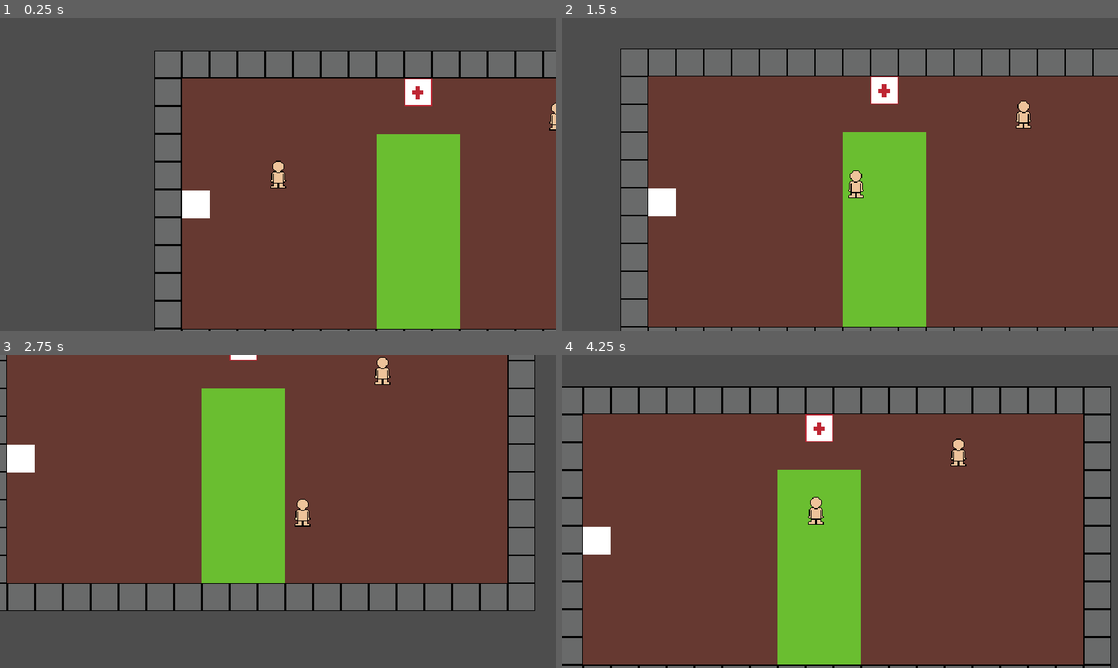
Above: before the commit, frames 1-4 (two rows, left to right).
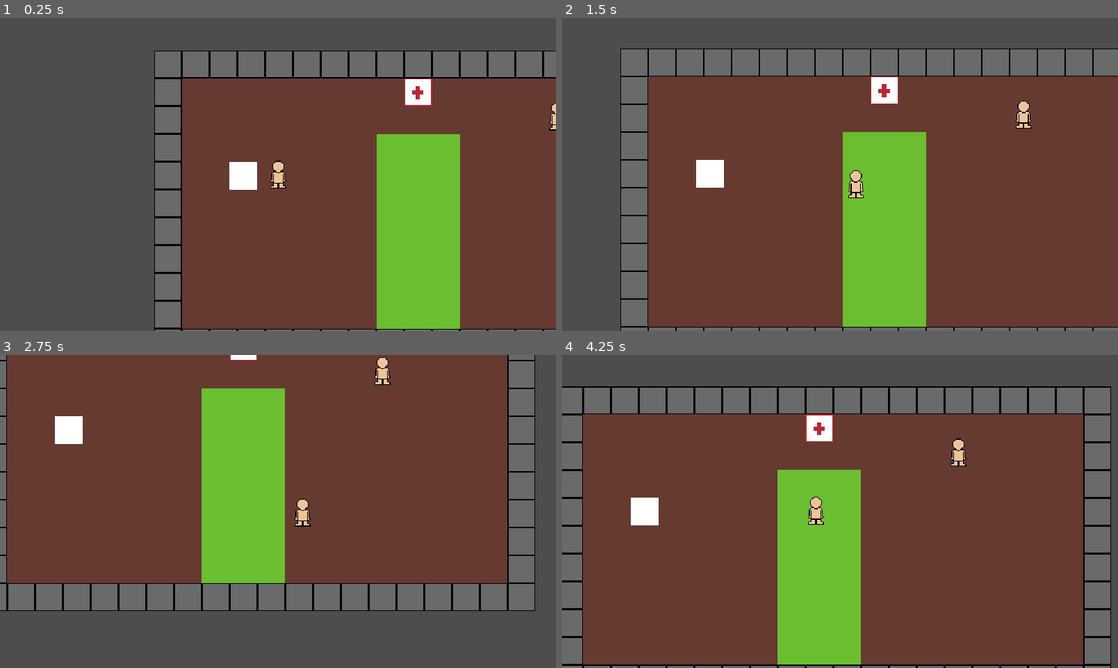
Above: after the commit, the same moments.

Repository: jevonsp/monstertamer_v0.1
Game: Godot game, scene res://main_scenes/game.tscn
Two runs of this game, one before a commit and one after it. Both use one fixed random seed, a clock stepped at 60 frames per second and the inputs below.
Inputs:
- Up to frame 1 (0.25 s): no input
- Up to frame 2 (1.5 s): tap Enter at 0.5 s; hold D (right) 0.53-1.28 s; hold S (down) from 1.28 s (still down)
- Up to frame 3 (2.75 s): release S (down) at 2.03 s; hold D (right) from 2.03 s (still down)
- Up to frame 4 (4.25 s): release D (right) at 2.78 s; hold W (up) 2.78-3.53 s; hold A (left) from 3.53 s (still down); tap Escape (no) at 4.15 s

The runs differ from the first frame. In frame 1, 0.9% of the frame differs, in the area x 32-47%, y 46-64%; in frame 2, 0.9%; in frame 3, 0.9%; in frame 4, 0.9%.

Commit message:
half of catching done
emitting the monster but im not storing them yet

Diff:
--- a/components/EncounterZone/encounter_zone.gd
+++ b/components/EncounterZone/encounter_zone.gd
@@ -1,6 +1,7 @@
+class_name EncounterZone
 extends Area2D
 
-signal random_encounter(event : EncounterEvent)
+signal need_random_encounter(zone : Node)
 signal battle_needs_focus
 
 @export var enemy_party : Node
@@ -12,7 +13,7 @@
 @export var max_level : int
 
 func _ready() -> void:
-	pass
+	add_to_group("encounter_zone")
 
 func is_position_in_area(check_position: Vector2) -> bool:
 	var space_state = get_world_2d().direct_space_state
@@ -24,7 +25,7 @@
 	var results = space_state.intersect_point(query)
 	for result in results:
 		if result.collider == self:
-			return true
+			need_random_encounter.emit(self)
 	return false
 
 # Connected via editor signal to player
@@ -32,7 +33,7 @@
 	if is_position_in_area(world_position):
 		if randf() < encounter_rate:
 			if enemy_party:
-				random_encounter.emit(constuct_wild_encounter())
+				need_random_encounter.emit()
 
 func constuct_wild_encounter() -> EncounterEvent:
 	var monster_data = get_monster_in_range()
--- a/components/MonsterInstance/monster_data_resource.gd
+++ b/components/MonsterInstance/monster_data_resource.gd
@@ -8,7 +8,7 @@
 enum Role {
 	MELEE, RANGE, TANK
 }
-@export var name : String
+@export var species_name : String
 @export var texture : Texture2D
 
 @export_subgroup("Type and Role")
--- a/components/MonsterInstance/monster_instance.gd
+++ b/components/MonsterInstance/monster_instance.gd
@@ -2,23 +2,28 @@
 extends Node
 
 @export var monster_data : MonsterData
-
+var monster_name : String
 var stats_component : StatsComponent
 var current_level : int
 var moves_component : MovesComponent
 var known_moves : Array[Move]
+
+func _ready() -> void:
+	create_monster()
 
 func create_monster(event : EncounterEvent = null):
 	if event:
 		monster_data = event.monster_data
 		current_level = event.level
 	if monster_data:
+		monster_name = monster_data.species_name
 		stats_component = StatsComponent.new()
 		moves_component = MovesComponent.new()
 
 		var encounter = EncounterEvent.new(monster_data, 1)
 		stats_component.setup_monster_from_data(encounter)
 		moves_component.setup_moves_from_data(encounter.monster_data)
+		known_moves = moves_component.moveset.duplicate()
 
 func debug_print():
 	# Print all stats
--- a/components/Trainer/trainer_component.gd
+++ b/components/Trainer/trainer_component.gd
@@ -1,3 +1,4 @@
+class_name TrainerComponent
 extends Area2D
 
 @export_subgroup("Party")
--- /dev/null
+++ b/main_scenes/capture_manager/capture_manager.tscn
@@ -0,0 +1,3 @@
+[gd_scene format=3 uid="uid://btka8kpgy1kc5"]
+
+[node name="CaptureManager" type="Node"]
--- a/main_scenes/game.gd
+++ b/main_scenes/game.gd
@@ -1 +1,17 @@
 extends Node2D
+
+@export_subgroup("Nodes")
+@export var enemy_party : Node
+@export var party : Node
+@export var storage_manager : Node
+
+func _ready() -> void:
+	for zone in get_tree().get_nodes_in_group("encounter_zone"):
+		if zone.has_signal("need_random_encounter"):
+			zone.need_random_encounter.connect(_on_encounter_needed)
+
+func _on_encounter_needed(zone: Node):
+	print("Encounter needed!")
+	var encounter_event = zone.constuct_wild_encounter()
+	print(encounter_event)
+	enemy_party._on_encounter_zone_random_encounter(encounter_event)
--- a/main_scenes/game.tscn
+++ b/main_scenes/game.tscn
@@ -7,10 +7,10 @@
 [ext_resource type="PackedScene" uid="uid://cwvxpdmi5vk2b" path="res://main_scenes/party/Party.tscn" id="4_im5ls"]
 [ext_resource type="PackedScene" uid="uid://njxdudpywcah" path="res://components/Trainer/trainer_component.tscn" id="4_u5sy4"]
 [ext_resource type="Script" uid="uid://p7x6o07vrvvf" path="res://components/MonsterInstance/monster_data_resource.gd" id="5_gee14"]
-[ext_resource type="Script" uid="uid://p02hqmwv3kat" path="res://main_scenes/wild_party/enemy_party.gd" id="5_gjw5m"]
 [ext_resource type="PackedScene" uid="uid://dqai2b5hdqekg" path="res://levels/level_0.tscn" id="5_p57ef"]
 [ext_resource type="Script" uid="uid://cf7eub3ripssg" path="res://main_scenes/party/party.gd" id="6_m3jfi"]
 [ext_resource type="PackedScene" uid="uid://bfft6btg2h78k" path="res://main_scenes/wild_party/enemy_party.tscn" id="7_0tnpc"]
+[ext_resource type="PackedScene" uid="uid://drha37ou4kgj3" path="res://main_scenes/storage_manager/storage_manager.tscn" id="7_7j0c4"]
 [ext_resource type="Resource" uid="uid://cajcst55ivnkf" path="res://monsters/pistol_shrimp.tres" id="11_mf5kq"]
 [ext_resource type="Resource" uid="uid://mkqktbhjqjxf" path="res://monsters/pyro_badger.tres" id="13_mf5kq"]
 
@@ -23,8 +23,11 @@
 [sub_resource type="RectangleShape2D" id="RectangleShape2D_m3jfi"]
 size = Vector2(29, 27)
 
-[node name="Game" type="Node2D"]
+[node name="Game" type="Node2D" node_paths=PackedStringArray("enemy_party", "party", "storage_manager")]
 script = ExtResource("1_6h35g")
+enemy_party = NodePath("EnemyParty")
+party = NodePath("Party")
+storage_manager = NodePath("StorageManager")
 
 [node name="Player" parent="." instance=ExtResource("2_iywne")]
 z_index = 1
@@ -32,10 +35,11 @@
 
 [node name="EnemyParty" parent="." instance=ExtResource("7_0tnpc")]
 unique_name_in_owner = true
-script = ExtResource("5_gjw5m")
 
 [node name="Party" parent="." instance=ExtResource("4_im5ls")]
 script = ExtResource("6_m3jfi")
+
+[node name="StorageManager" parent="." instance=ExtResource("7_7j0c4")]
 
 [node name="Level0" parent="." instance=ExtResource("5_p57ef")]
 
@@ -66,7 +70,7 @@
 shape = SubResource("RectangleShape2D_gee14")
 
 [node name="Area2D" type="Area2D" parent="."]
-position = Vector2(44, 176)
+position = Vector2(99, 143)
 
 [node name="ColorRect" type="ColorRect" parent="Area2D"]
 custom_minimum_size = Vector2(32, 32)
@@ -82,5 +86,3 @@
 [connection signal="moved_to_tile" from="Player" to="EncounterZone" method="_on_player_moved_to_tile"]
 [connection signal="moved_to_tile" from="Player" to="TrainerComponent" method="_on_player_moved_to_tile"]
 [connection signal="battle_ended" from="BattleScene" to="EnemyParty" method="_on_battle_scene_battle_ended"]
-[connection signal="random_encounter" from="EncounterZone" to="EnemyParty" method="_on_encounter_zone_random_encounter"]
-[connection signal="body_entered" from="Area2D" to="Party" method="_on_area_2d_body_entered"]
--- a/main_scenes/party/party.gd
+++ b/main_scenes/party/party.gd
@@ -1,7 +1,9 @@
 extends Node
 
-func _on_area_2d_body_entered(body: Node2D) -> void:
-	pass # Replace with function body.
+@export var monster_instance : Node
+
+func _ready():
+	pass
 
 func add_party_member(encounter: EncounterEvent):
 	pass
--- /dev/null
+++ b/main_scenes/storage_manager/player_monster_resource.gd
@@ -0,0 +1,20 @@
+class_name PlayerMonster extends Resource
+
+var base_data : MonsterData
+var level : int = 1
+var monster_name : String
+var nick_name : String
+var current_hp : int
+var experience : int = 0
+var moves : Array[Move] = []
+
+static func create_player_monster(node: MonsterInstance) -> PlayerMonster:
+	var pm = PlayerMonster.new()
+	pm.base_data = node.monster_data
+	pm.level = node.current_level
+	pm.monster_name = node.monster_name
+	pm.current_hp = node.stats_component.base_hp # - some amount from health component when i make it
+	pm.experience = 0
+	pm.moves = node.known_moves.duplicate()
+
+	return pm
--- /dev/null
+++ b/main_scenes/storage_manager/storage_manager.gd
@@ -0,0 +1,21 @@
+extends Node
+
+@export var test_monster_data : MonsterData
+@export var test_monster_instance : MonsterInstance
+
+
+var caught_monsters : Array[PlayerMonster] = []
+var player_party : Array[PlayerMonster] = []
+
+func _ready():
+	pass
+
+func add_monster_to_caught_monsters():
+	#if player_party.size  6:
+		pass
+
+func save_game():
+	pass
+
+func load_game():
+	pass
--- /dev/null
+++ b/main_scenes/storage_manager/storage_manager.tscn
@@ -0,0 +1,13 @@
+[gd_scene load_steps=4 format=3 uid="uid://drha37ou4kgj3"]
+
+[ext_resource type="Script" uid="uid://2qro77hgphie" path="res://main_scenes/storage_manager/storage_manager.gd" id="1_dawwh"]
+[ext_resource type="Resource" uid="uid://mkqktbhjqjxf" path="res://monsters/pyro_badger.tres" id="2_m3a3d"]
+[ext_resource type="Script" uid="uid://f2rc0ve2x0ik" path="res://components/MonsterInstance/monster_instance.gd" id="3_iucr7"]
+
+[node name="StorageManager" type="Node"]
+script = ExtResource("1_dawwh")
+
+[node name="MonsterInstance" type="Node" parent="."]
+script = ExtResource("3_iucr7")
+monster_data = ExtResource("2_m3a3d")
+metadata/_custom_type_script = "uid://f2rc0ve2x0ik"
--- a/main_scenes/wild_party/enemy_party.gd
+++ b/main_scenes/wild_party/enemy_party.gd
@@ -1,6 +1,7 @@
 extends Node
 
 var monster_data_array : Array[MonsterData] = []
+@export var test_scene : Node
 
 func _ready() -> void:
 	pass
@@ -14,5 +15,13 @@
 	add_child(monster)
 	monster.debug_print()
 
+func _on_player_monster_needed(node: MonsterInstance):
+	pass
+
 func construct_monster_data_array():
 	print(EncounterEvent)
+
+func _on_battle_scene_battle_ended() -> void:
+	for child in get_children():
+		queue_free()
+		print("child deleted: ", child)
--- a/main_scenes/wild_party/enemy_party.tscn
+++ b/main_scenes/wild_party/enemy_party.tscn
@@ -1,3 +1,6 @@
-[gd_scene format=3 uid="uid://bfft6btg2h78k"]
+[gd_scene load_steps=2 format=3 uid="uid://bfft6btg2h78k"]
 
-[node name="WildParty" type="Node"]
+[ext_resource type="Script" uid="uid://p02hqmwv3kat" path="res://main_scenes/wild_party/enemy_party.gd" id="1_vf7qy"]
+
+[node name="EnemyParty" type="Node"]
+script = ExtResource("1_vf7qy")
--- a/monsters/pistol_shrimp.tres
+++ b/monsters/pistol_shrimp.tres
@@ -7,7 +7,7 @@
 
 [resource]
 script = ExtResource("3_sbbqm")
-name = "Pistol Shrimp"
+species_name = ""
 texture = ExtResource("2_s5lxg")
 type = 1
 role = 1
--- a/monsters/pyro_badger.tres
+++ b/monsters/pyro_badger.tres
@@ -7,7 +7,7 @@
 
 [resource]
 script = ExtResource("3_wkq6d")
-name = "Pyro Badger"
+species_name = "Pyro Badger"
 texture = ExtResource("2_pjiid")
 type = 0
 role = 2
--- /dev/null
+++ b/resource_and_global/saved_game.gd
@@ -0,0 +1 @@
+class_name SavedGame extends Resource
--- /dev/null
+++ b/test_scenes/test_scene.gd
@@ -0,0 +1,23 @@
+extends Node
+
+signal monster_caught(monster)
+
+@export var encounter_zone : Area2D
+@export var enemy_party : Node
+@export var catch_enemy : Button
+
+
+func _ready() -> void:
+	pass
+
+func test_encounter():
+	var encounter_event = encounter_zone.constuct_wild_encounter()
+	print(encounter_event)
+	enemy_party._on_encounter_zone_random_encounter(encounter_event)
+
+func catch_monster():
+	var node = enemy_party.get_child(0) as MonsterInstance
+	print("Enemy children: ", enemy_party.get_children())
+	print("Catching: ", node)
+	var caught = PlayerMonster.create_player_monster(node)
+	monster_caught.emit(caught)
--- /dev/null
+++ b/test_scenes/test_scene.tscn
@@ -0,0 +1,62 @@
+[gd_scene load_steps=10 format=3 uid="uid://6kfvyvurmmd8"]
+
+[ext_resource type="Script" uid="uid://d4baicsfjpcgq" path="res://test_scenes/test_scene.gd" id="1_e5rb5"]
+[ext_resource type="Script" uid="uid://bht3qilxph3p0" path="res://components/EncounterZone/encounter_zone.gd" id="2_kymn1"]
+[ext_resource type="PackedScene" uid="uid://bfft6btg2h78k" path="res://main_scenes/wild_party/enemy_party.tscn" id="3_kymn1"]
+[ext_resource type="Script" uid="uid://p7x6o07vrvvf" path="res://components/MonsterInstance/monster_data_resource.gd" id="3_rrv6s"]
+[ext_resource type="Resource" uid="uid://mkqktbhjqjxf" path="res://monsters/pyro_badger.tres" id="4_vqllv"]
+[ext_resource type="Resource" uid="uid://cajcst55ivnkf" path="res://monsters/pistol_shrimp.tres" id="5_p1kmn"]
+[ext_resource type="PackedScene" uid="uid://cwvxpdmi5vk2b" path="res://main_scenes/party/Party.tscn" id="7_spdlk"]
+[ext_resource type="PackedScene" uid="uid://drha37ou4kgj3" path="res://main_scenes/storage_manager/storage_manager.tscn" id="8_r3q3w"]
+[ext_resource type="PackedScene" uid="uid://btka8kpgy1kc5" path="res://main_scenes/capture_manager/capture_manager.tscn" id="9_34yi7"]
+
+[node name="TestScene" type="Node" node_paths=PackedStringArray("encounter_zone", "enemy_party")]
+script = ExtResource("1_e5rb5")
+encounter_zone = NodePath("EncounterZone")
+enemy_party = NodePath("EnemyParty")
+
+[node name="EncounterZone" type="Area2D" parent="." node_paths=PackedStringArray("enemy_party")]
+script = ExtResource("2_kymn1")
+enemy_party = NodePath("../EnemyParty")
+encounter_table = Array[ExtResource("3_rrv6s")]([ExtResource("4_vqllv"), ExtResource("5_p1kmn")])
+encounter_rate = 1.0
+min_level = 1
+max_level = 10
+metadata/_custom_type_script = "uid://bht3qilxph3p0"
+
+[node name="EnemyParty" parent="." node_paths=PackedStringArray("test_scene") instance=ExtResource("3_kymn1")]
+test_scene = NodePath("..")
+
+[node name="Party" parent="." instance=ExtResource("7_spdlk")]
+
+[node name="StorageManager" parent="." instance=ExtResource("8_r3q3w")]
+
+[node name="CaptureManager" parent="." instance=ExtResource("9_34yi7")]
+
+[node name="SpawnEnemy" type="Button" parent="."]
+offset_left = 31.0
+offset_top = 91.0
+offset_right = 173.0
+offset_bottom = 199.0
+
+[node name="CatchEnemy" type="Button" parent="."]
+anchors_preset = -1
+anchor_left = 0.006
+anchor_top = 0.011
+anchor_right = 0.006
+anchor_bottom = 0.011
+offset_left = 195.16
+offset_top = 89.04
+offset_right = 327.16
+offset_bottom = 192.04
+
+[node name="StoreEnemy" type="Button" parent="."]
+offset_right = 8.0
+offset_bottom = 8.0
+
+[node name="SaveEnemy" type="Button" parent="."]
+offset_right = 8.0
+offset_bottom = 8.0
+
+[connection signal="pressed" from="SpawnEnemy" to="." method="test_encounter"]
+[connection signal="pressed" from="CatchEnemy" to="." method="catch_monster"]
Not shown, added: main_scenes/storage_manager/player_monster_resource.gd.uid
Not shown, added: main_scenes/storage_manager/storage_manager.gd.uid
Not shown, added: resource_and_global/saved_game.gd.uid
Not shown, added: test_scenes/test_scene.gd.uid
